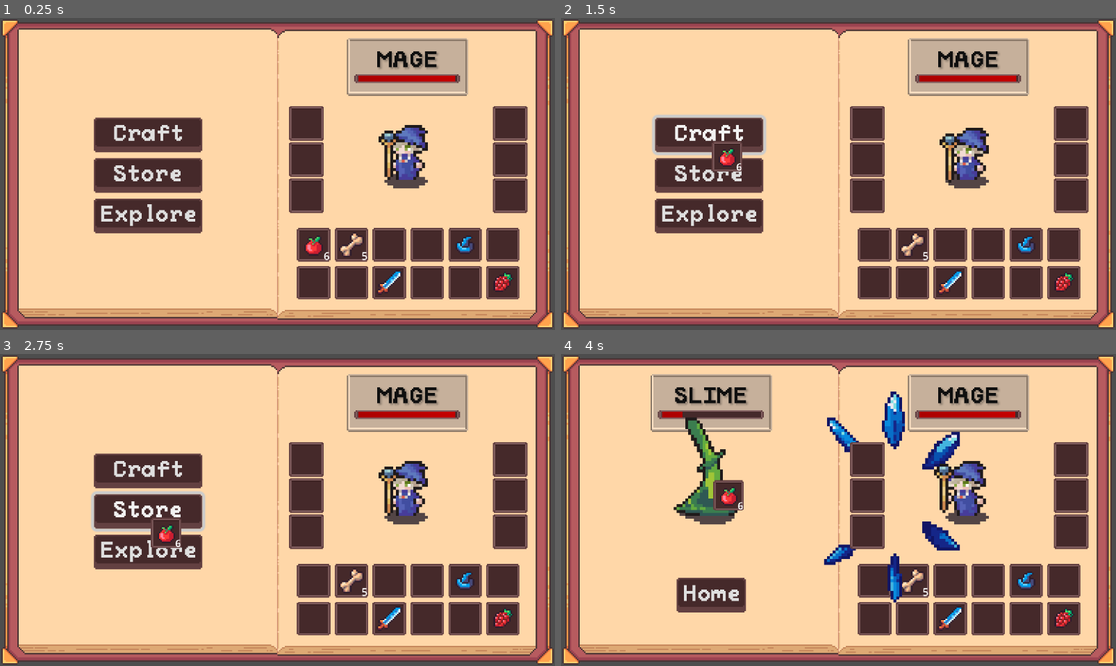
Above: before the commit, frames 1-4 (two rows, left to right).
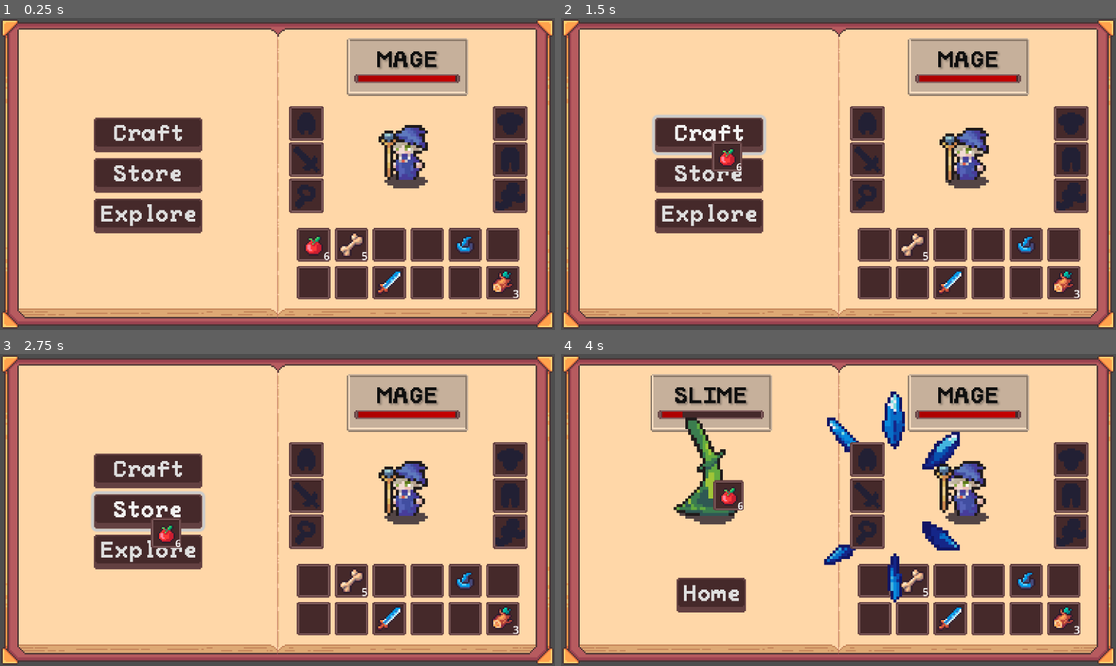
Above: after the commit, the same moments.

Repository: Blortlett/GodotIdle
Game: Godot game, scene res://Scenes/GuiNode.tscn
The game is run twice, just before and just after one commit, with the same random seed, the same clock (stepped at 60 frames per second) and the same inputs.
Inputs (mouse positions are in pixels of both pictures, inside the frame that each line leads up to):
- Up to frame 1 (0.25 s): no input
- Up to frame 2 (1.5 s): click (871, 242) at 0.52 s; click "Craft" at 1.25 s
- Up to frame 3 (2.75 s): click "Store" at 2 s
- Up to frame 4 (4 s): click "Explore" at 2.75 s; click "Sunny Meadow" at 3.5 s

The runs differ from the first frame. In frame 1, 3.0% of the frame differs, in the area x 49-97%, y 3-97%; in frame 2, 3.0%; in frame 3, 3.0%; in frame 4, 3.0%.

Commit message:
Equipment slots now have decals to descibe which slot is what

Diff:
--- a/Inventory/Items/Log.tres
+++ b/Inventory/Items/Log.tres
@@ -7,6 +7,11 @@
 script = ExtResource("1_3xg7p")
 name = "Apple"
 texture = ExtResource("2_xp421")
-ItemID = 435
+ItemID = 251
 mItemType = 4
+mArmorSlot = 0
+DamageModifier = 0.0
+MagicDamageModifier = 0.0
+DefenseModifier = 0.0
+MagicDefenseModifier = 0.0
 metadata/_custom_type_script = "uid://c7op3b5r7t54q"
--- a/Inventory/PlayerInventory.tres
+++ b/Inventory/PlayerInventory.tres
@@ -70,7 +70,7 @@
 [sub_resource type="Resource" id="Resource_fgcbg"]
 script = ExtResource("2_78geo")
 item = ExtResource("7_nc7e1")
-amount = 0
+amount = 3
 metadata/_custom_type_script = "uid://bx52jjxmfncpj"
 
 [resource]
--- a/Inventory/Scripts/scrEquipmentManager.gd
+++ b/Inventory/Scripts/scrEquipmentManager.gd
@@ -9,7 +9,36 @@
 @export var mWeaponSlotUI: SlotUI
 @export var mAccessorySlotUI: SlotUI
 
+func _PrepAllSlotVisuals():
+	# Load empty Helmet slot decal
+	var texture: Resource = load("res://Art/Items/EquipmentShadows/Helmet.png");
+	_PrepSlotVisual(texture, mArmorSlotsUI[0]);
+	# Load empty Chestplate slot decal
+	texture = load("res://Art/Items/EquipmentShadows/Chestplate.png");
+	_PrepSlotVisual(texture, mArmorSlotsUI[1]);
+	# Load empty Legs slot decal
+	texture = load("res://Art/Items/EquipmentShadows/Legs.png");
+	_PrepSlotVisual(texture, mArmorSlotsUI[2]);
+	# Load empty Boots slot decal
+	texture = load("res://Art/Items/EquipmentShadows/Boots.png");
+	_PrepSlotVisual(texture, mArmorSlotsUI[3]);
+	# Load empty weapon slot decal
+	texture = load("res://Art/Items/EquipmentShadows/Sword.png");
+	_PrepSlotVisual(texture, mWeaponSlotUI);
+	# Load empty Accessory slot decal
+	texture = load("res://Art/Items/EquipmentShadows/Accessory.png");
+	_PrepSlotVisual(texture, mAccessorySlotUI);
+
+func _PrepSlotVisual(_IconTexture: Resource, _SlotUI: Node):
+	var SlotIcon = Sprite2D.new();
+	SlotIcon.texture_filter = CanvasItem.TEXTURE_FILTER_NEAREST;
+	SlotIcon.texture = _IconTexture;
+	_SlotUI.add_child(SlotIcon);
+	SlotIcon.position = Vector2(0, 0);
+	SlotIcon.scale = Vector2(.8,.8);
+
 func _ready() -> void:
+	_PrepAllSlotVisuals();
 	mInventory.update.connect(UpdateSlots);
 	UpdateSlots();
 	open();
--- a/Inventory/UI/InventoryUI/nInvSlotUI.tscn
+++ b/Inventory/UI/InventoryUI/nInvSlotUI.tscn
@@ -27,6 +27,7 @@
 layout_mode = 2
 
 [node name="ItemDisplaySprite" type="Sprite2D" parent="CenterContainer/Panel"]
+z_index = 3
 texture_filter = 1
 scale = Vector2(0.7, 0.7)
 texture = ExtResource("3_47yyq")
--- a/Inventory/UI/InventoryUI/nInventoryUI.tscn
+++ b/Inventory/UI/InventoryUI/nInventoryUI.tscn
@@ -55,8 +55,8 @@
 anchor_top = 0.03
 anchor_right = 0.97
 anchor_bottom = 0.97
-offset_top = 0.21
-offset_bottom = 0.210007
+offset_top = -0.45
+offset_bottom = -0.449997
 grow_horizontal = 0
 grow_vertical = 2
 texture = ExtResource("3_pct40")
